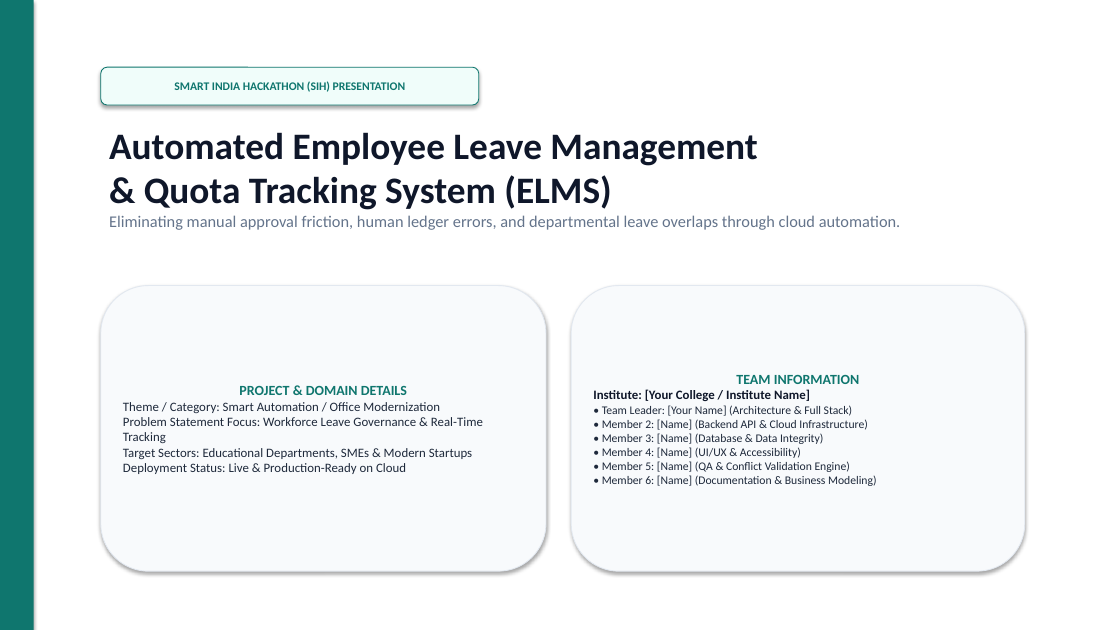
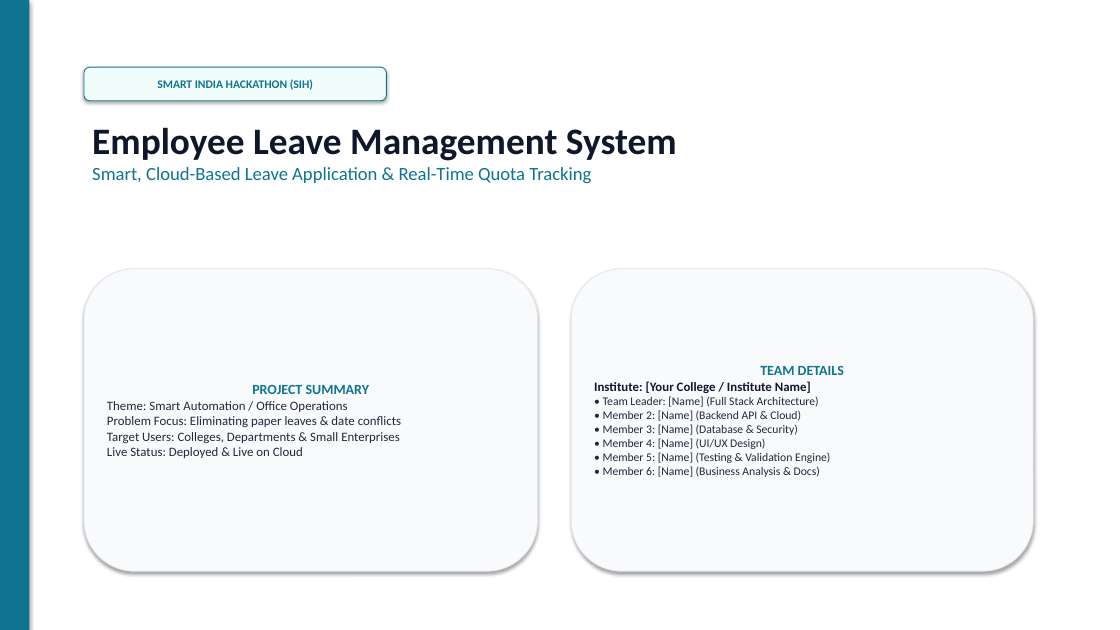
Before and after one commit to Kunal988-gif/Employee-Management-06, a slide deck: slide 1 of Employee_Leave_Management_System_SIH.pptx. Drawn at 1120x630 pixels with LibreOffice and Linux fonts; fonts in the diff are those of the drawing. Boxes give left, top, right and bottom in pixels: in the first picture for what was removed or moved away, otherwise in the second. Text is boxed around its words. In the diff, an @@ line names an element or a change of style, - is before the commit and + after.

Commit message:
docs: simplify SIH 6-slide pptx deck for higher readability

```diff
--- a/Employee_Leave_Management_System_SIH.pptx
+++ b/Employee_Leave_Management_System_SIH.pptx
@@ rectangle: place and size @@
-rectangle at (0,0,34,630)
+rectangle at (0,0,29,630)
@@ rectangle at (0,0,29,630): fill #0F766E to #0E7490 @@
@@ rounded rectangle "SMART INDIA HACKATHON (SIH)": place and size @@
-rounded rectangle "SMART INDIA HACKATHON (SIH)" at (101,67,479,105)
+rounded rectangle "SMART INDIA HACKATHON (SIH)" at (84,67,386,101)
@@ rounded rectangle "SMART INDIA HACKATHON (SIH)" at (84,67,386,101): outline #0F766E 0.75 pt to #0E7490 0.75 pt @@
@@ text in rounded rectangle at (157,79,313,90): text changed; text colour #0F766E to #0E7490 @@
-SMART INDIA HACKATHON (SIH) PRESENTATION
+SMART INDIA HACKATHON (SIH)
@@ text at (92,127,677,183): text changed; size 14 to 16 pt; text colour #64748B to #0E7490 @@
-Automated Employee Leave Management
-& Quota Tracking System (ELMS)
-Eliminating manual approval friction, human ledger errors, and departmental leave overlaps through cloud automation.
+Employee Leave Management System
+Smart, Cloud-Based Leave Application & Real-Time Quota Tracking
@@ rounded rectangle "PROJECT SUMMARY": place and size @@
-rounded rectangle "PROJECT SUMMARY" at (101,286,546,571)
+rounded rectangle "PROJECT SUMMARY" at (84,269,538,571)
@@ rounded rectangle "TEAM DETAILS": place and size @@
-rounded rectangle "TEAM DETAILS" at (571,286,1025,571)
+rounded rectangle "TEAM DETAILS" at (571,269,1033,571)
@@ text in rounded rectangle at (107,385,401,458): text changed @@
-PROJECT & DOMAIN DETAILS
-Theme / Category: Smart Automation / Office Modernization
-Problem Statement Focus: Workforce Leave Governance & Real-Time Tracking
-Target Sectors: Educational Departments, SMEs & Modern Startups
-Deployment Status: Live & Production-Ready on Cloud
+PROJECT SUMMARY
+Theme: Smart Automation / Office Operations
+Problem Focus: Eliminating paper leaves & date conflicts
+Target Users: Colleges, Departments & Small Enterprises
+Live Status: Deployed & Live on Cloud
@@ text in rounded rectangle at (760,366,844,375): text changed; text colour #0F766E to #0E7490 @@
-TEAM INFORMATION
+TEAM DETAILS
@@ text in rounded rectangle at (603,396,830,477): text changed @@
-• Team Leader: [Your Name] (Architecture & Full Stack)
-• Member 2: [Name] (Backend API & Cloud Infrastructure)
-• Member 3: [Name] (Database & Data Integrity)
-• Member 4: [Name] (UI/UX & Accessibility)
-• Member 5: [Name] (QA & Conflict Validation Engine)
-• Member 6: [Name] (Documentation & Business Modeling)
+• Team Leader: [Name] (Full Stack Architecture)
+• Member 2: [Name] (Backend API & Cloud)
+• Member 3: [Name] (Database & Security)
+• Member 4: [Name] (UI/UX Design)
+• Member 5: [Name] (Testing & Validation Engine)
+• Member 6: [Name] (Business Analysis & Docs)
```
Also in this commit, not shown: 2 other slides changed, 3 slides added, 3 slides removed.
